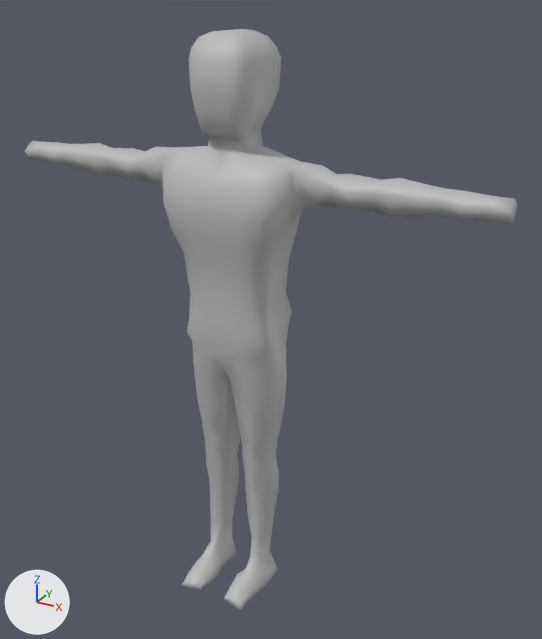
The FBX model Assets/Resources/Models/Perso_01.fbx: old version first, new version second.
Rendered twice from a 50 mm camera at (0.0638, -0.1039, 0.1071) aimed at (0.0053, 0.0025, 0.0539). The axes (+X, +Y, +Z) are drawn at lower left. The lights are the same throughout. Where no turn or scale is listed for an object, it has been applied to the vertices.

In view in the first picture: 'Perso'.
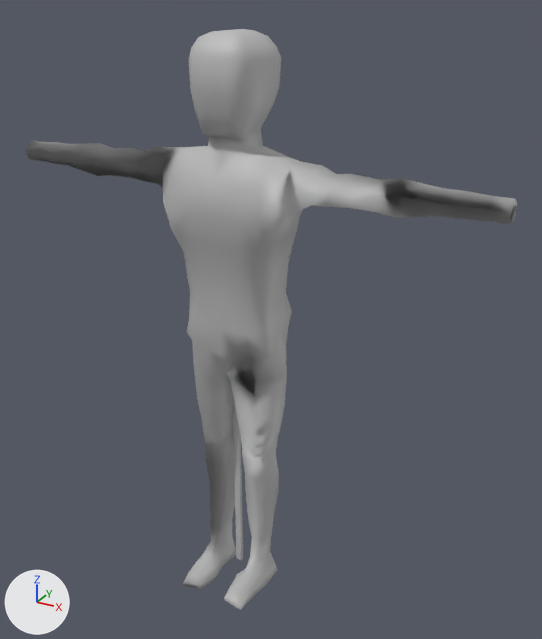
Patch to the scene script:
```diff
--- a/Assets/Resources/Models/Perso_01.fbx.py
+++ b/Assets/Resources/Models/Perso_01.fbx.py
@@ me_mesh @@
 me_mesh.from_pydata(...)  # 572 vertices, 1140 faces; spans x -0.044..0.0454, y -0.012..0.0077, z -0.0001..0.1015
 # used by ob_perso; location = (-0.0008, 0.0, 0.0)
+# me_mesh part 1: its shading normals changed
 me_mesh.materials.append(mat_lambert1)
@@ me_mesh_001 @@
+me_mesh_001.from_pydata(...)  # a box spanning x -0.0006..0.0006, y -0.0004..0.0004, z -0.0459..0.0459
+me_mesh_001.materials.append(mat_lambert1)  # grey #bcbcbc
@@ ob_pcube1 @@
+ob_pcube1 = bpy.data.objects.new('pCube1', me_mesh_001)
+ob_pcube1.location = (-0.0006, 0.0, 0.0459)
```

Pixel boxes [x1, y1, x2, y2] of what changed, in the pictures (542 x 639 px):
'Perso', shading changed: [25, 114, 517, 610] in both
'pCube1', added: after [233, 396, 243, 560]
